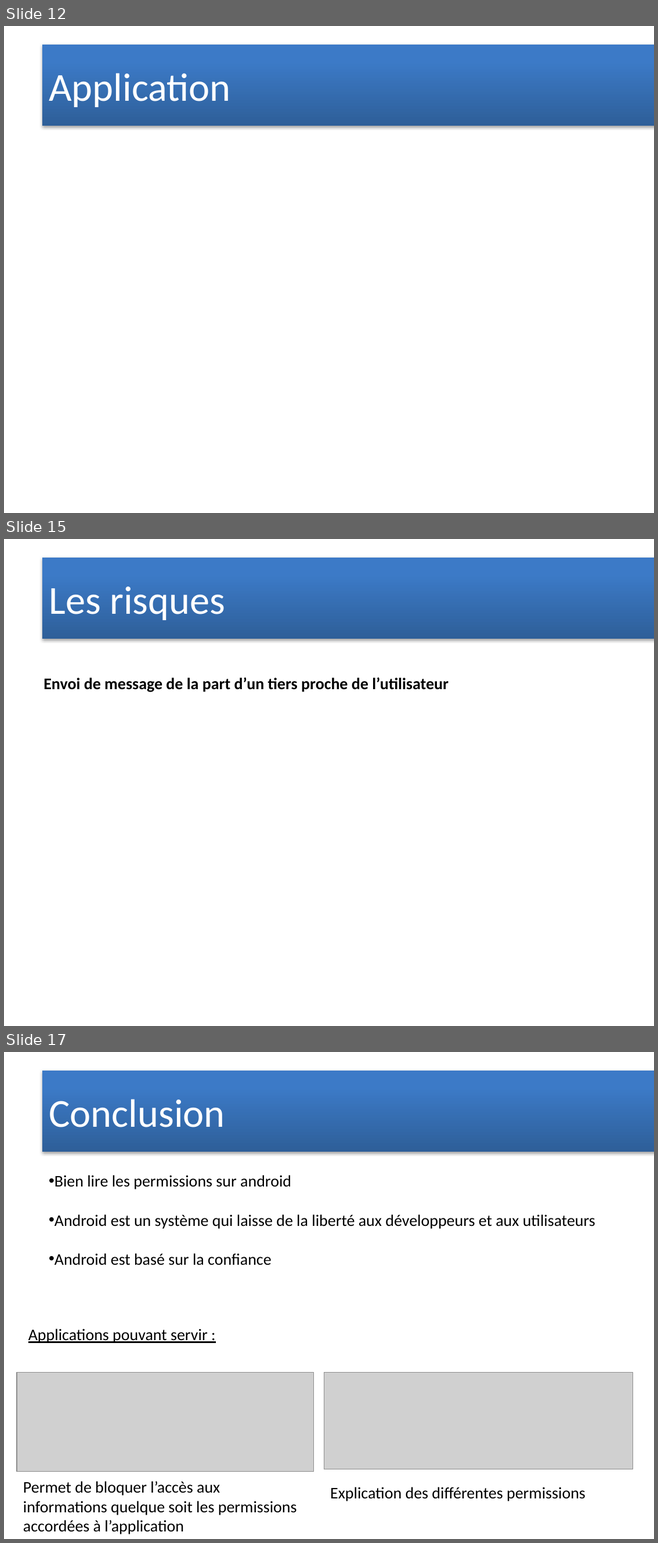
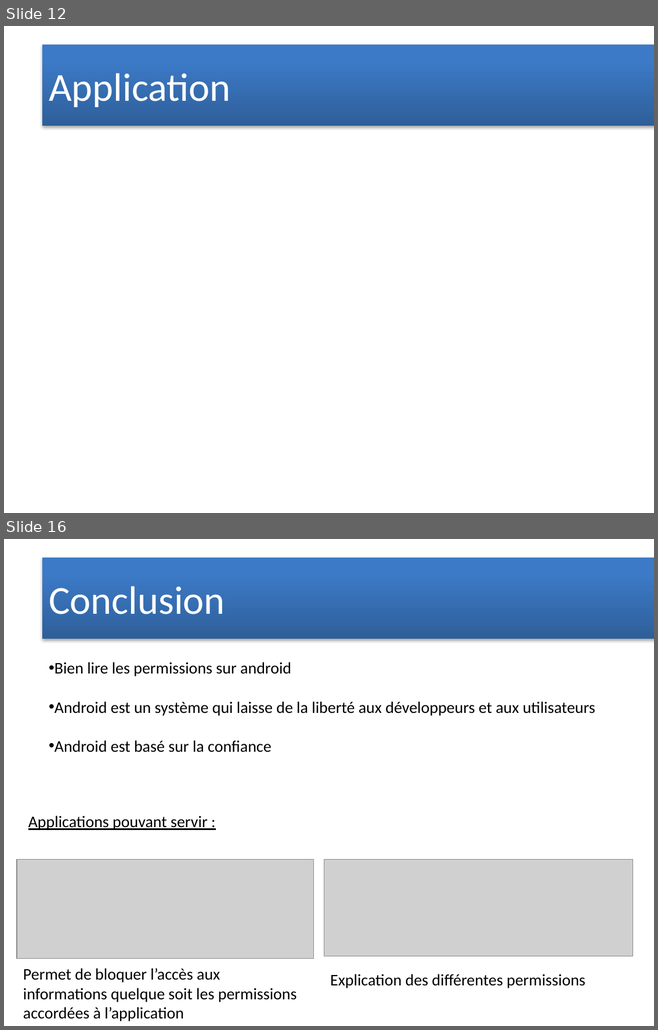
Before and after one commit to Syst54/UqacSecurite, a slide deck: Présentation1.pptx. Shown one above the other, each under a label of ours: slides 12, 15 and 17 before the commit, slides 12 and 16 after it; the slides between them are not shown. The pictures are 658x1543 and 658x1030 pixels, drawn with LibreOffice and Linux fonts; fonts in the diff are those of the drawing; grey boxes stand for pictures. Boxes give left, top, right and bottom in pixels: in the first picture for what was removed or moved away, otherwise in the second. Text is boxed around its words. In the diff, an @@ line names an element or a change of style, - is before the commit and + after.

Commit message:
présentation 2

```diff
--- a/Présentation1.pptx
+++ b/Présentation1.pptx
@@ slide 15 removed at [4, 539, 654, 1026], background #FFFFFF @@
@@ title removed at [42, 558, 654, 639] @@
-Les risques
@@ text removed at [43, 677, 448, 692] @@
-Envoi de message de la part d’un tiers proche de l’utilisateur
@@ what was slide 17 is now slide 16 @@
```
Also in this commit, not shown: 3 slides changed.
